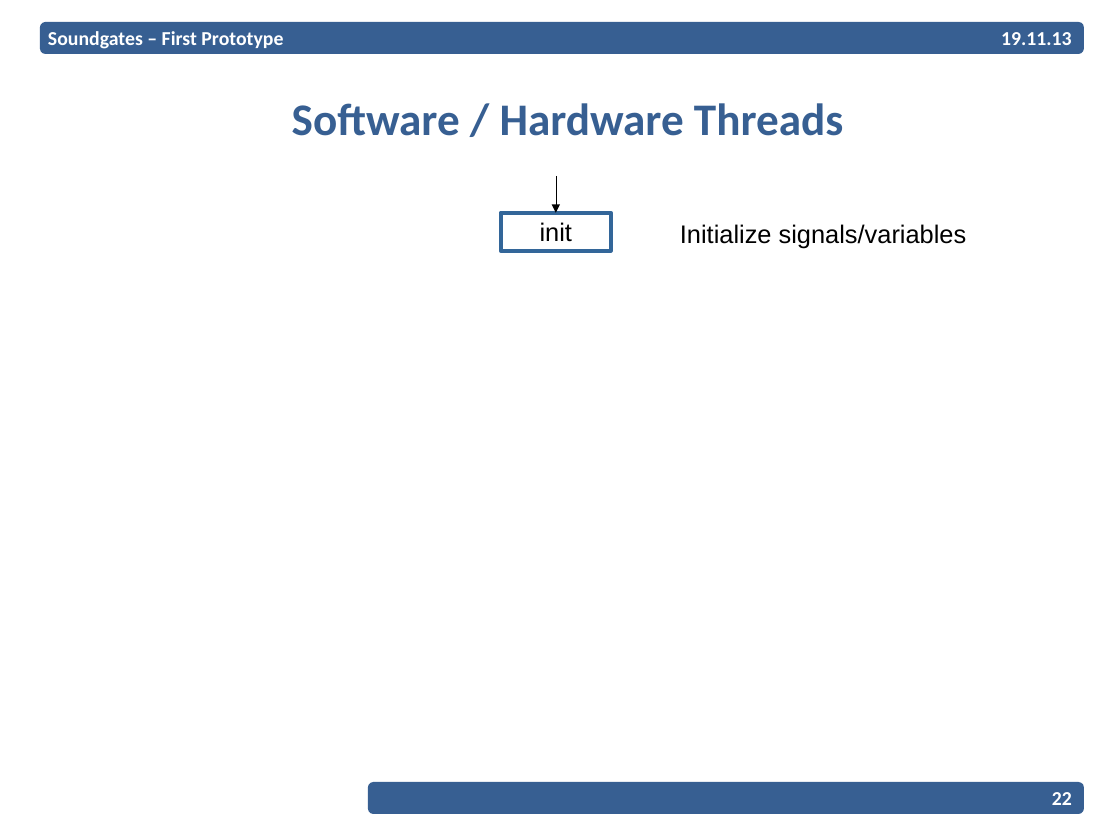
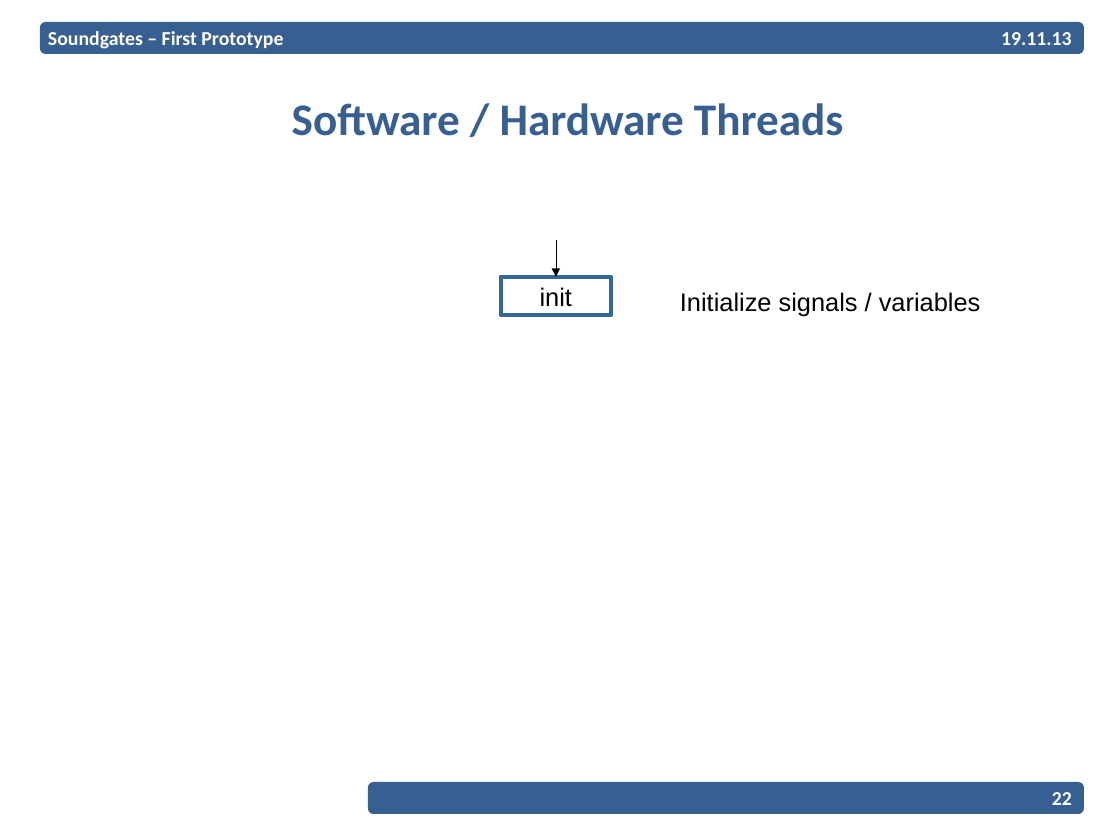
Before and after one commit to EPiCS/soundgates, a slide deck: slide 22 of documents/milestone1-2-presentation/Presentation.odp. Drawn at 1120x840 pixels with LibreOffice and Linux fonts; fonts in the diff are those of the drawing; background and template pictures are left out. Boxes give left, top, right and bottom in pixels: in the first picture for what was removed or moved away, otherwise in the second. Text is boxed around its words. In the diff, an @@ line names an element or a change of style, - is before the commit and + after.

```diff
--- a/documents/milestone1-2-presentation/Presentation.odp
+++ b/documents/milestone1-2-presentation/Presentation.odp
@@ elbow arrow moved from (556, 176) - (556, 212) to (556, 240) - (556, 276) @@
@@ rectangle "init": place and size @@
-rectangle "init" at box(501, 212, 611, 251)
+rectangle "init" at box(501, 276, 611, 315)
@@ text at box(680, 292, 981, 317): spaces changed @@
-Initialize signals/variables
+Initialize signals / variables
```
Also in this commit, not shown: 3 other slides changed, 1 slide removed.
